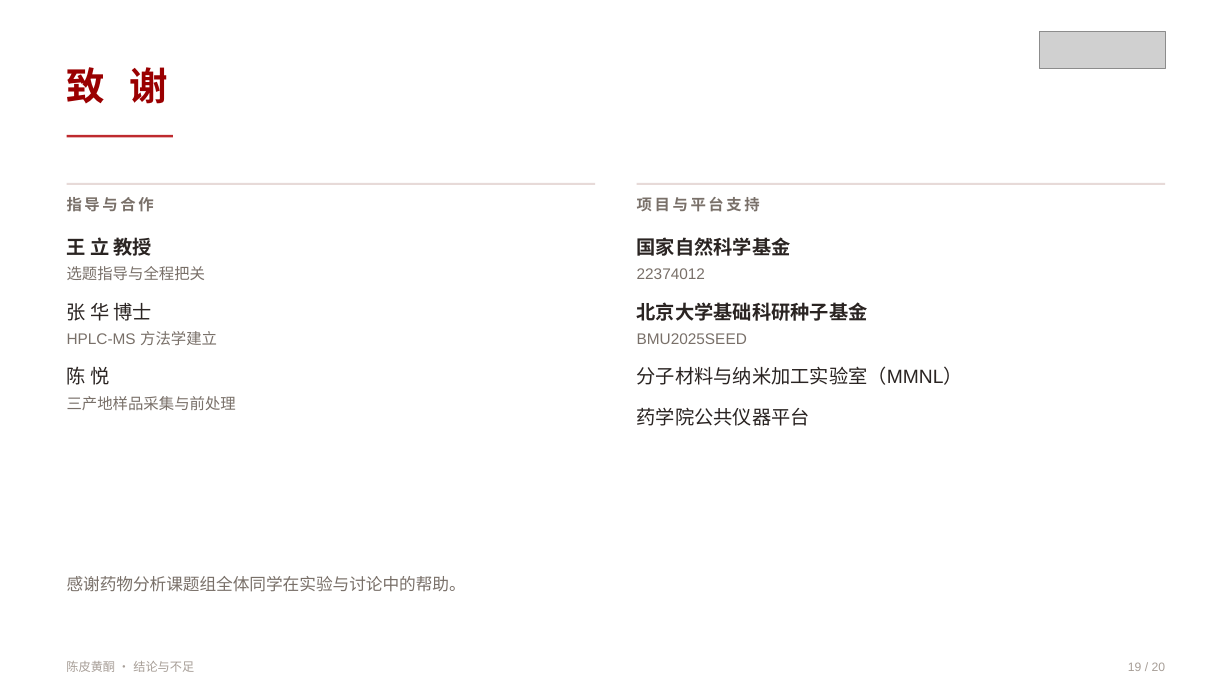
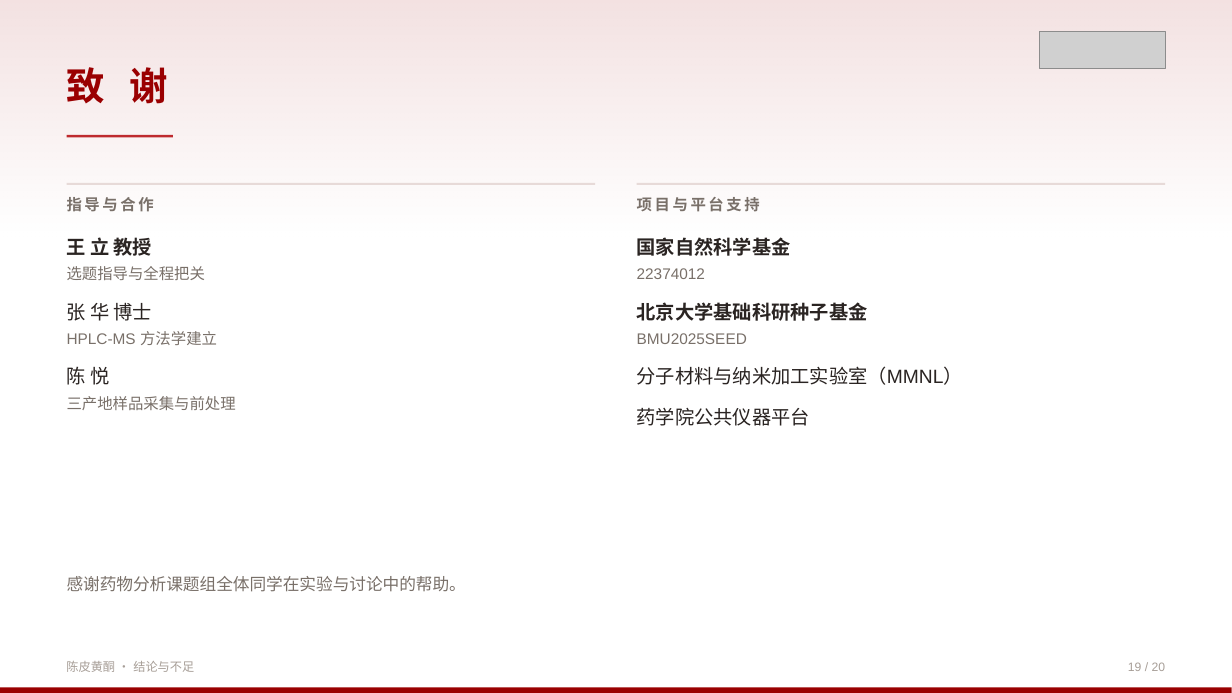
Before and after one commit to qingguang0309/academic-skills, a slide deck: slide 19 of examples/tcm-flavonoid-slides/tcm_defense.pptx. Drawn at 1232x693 pixels with LibreOffice and Linux fonts; fonts in the diff are those of the drawing; grey boxes stand for pictures. Boxes give left, top, right and bottom in pixels: in the first picture for what was removed or moved away, otherwise in the second. Text is boxed around its words. In the diff, an @@ line names an element or a change of style, - is before the commit and + after.

```diff
--- a/examples/tcm-flavonoid-slides/tcm_defense.pptx
+++ b/examples/tcm-flavonoid-slides/tcm_defense.pptx
@@ rectangle added at [0, 0, 1232, 240], fill gradient #9A0001 @@
@@ rectangle added at [0, 688, 1232, 693], fill #9A0001 @@
```
Also in this commit, not shown: 3 other slides changed, 30 other files.
